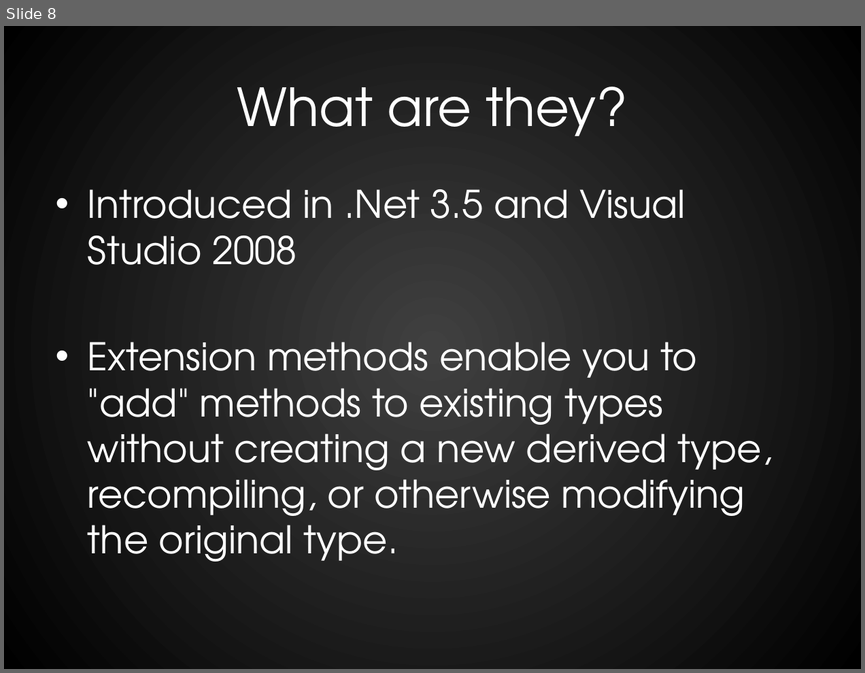
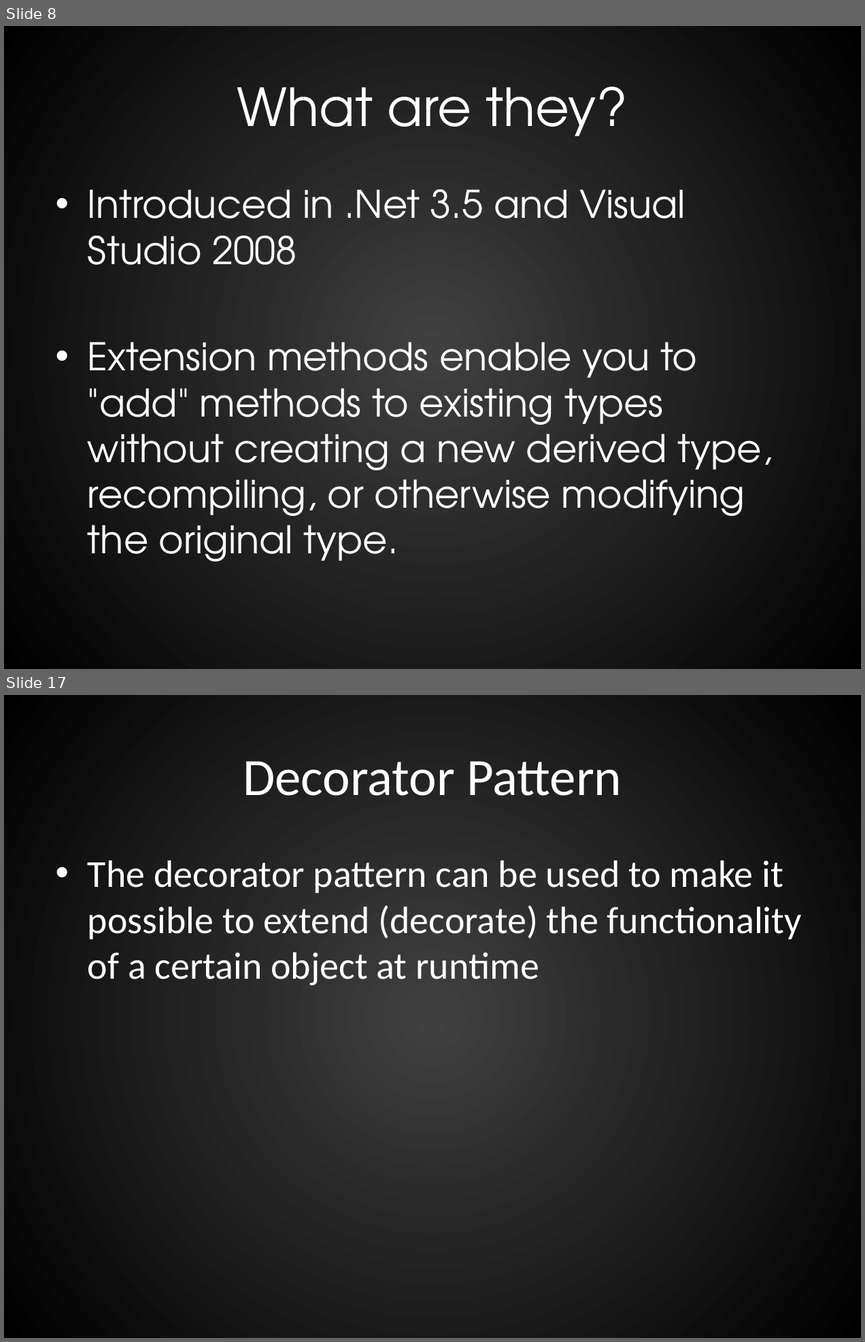
Before and after one commit to RookieOne/Evolve-Your-Code, a slide deck: EvolveYourCode.pptx. Shown one above the other, each under a label of ours: slide 8 before the commit, slides 8 and 17 after it; the slides between them are not shown. The pictures are 865x673 and 865x1342 pixels, drawn with LibreOffice and Linux fonts; fonts in the diff are those of the drawing. Boxes give left, top, right and bottom in pixels: in the first picture for what was removed or moved away, otherwise in the second. Text is boxed around its words. In the diff, an @@ line names an element or a change of style, - is before the commit and + after.

```diff
--- a/EvolveYourCode.pptx
+++ b/EvolveYourCode.pptx
@@ slide 17 added at box(4, 695, 861, 1338), background gradient #404040 to #000000 @@
@@ title added at box(243, 761, 622, 796), 44 pt, text #FFFFFF @@
+Decorator Pattern
@@ text added at box(88, 860, 802, 985), 32 pt, text #FFFFFF @@
+• The decorator pattern can be used to make it possible to extend (decorate) the functionality of a certain object at runtime
```
Also in this commit, not shown: 77 slides changed, 5 other slides added, 55 other files.
